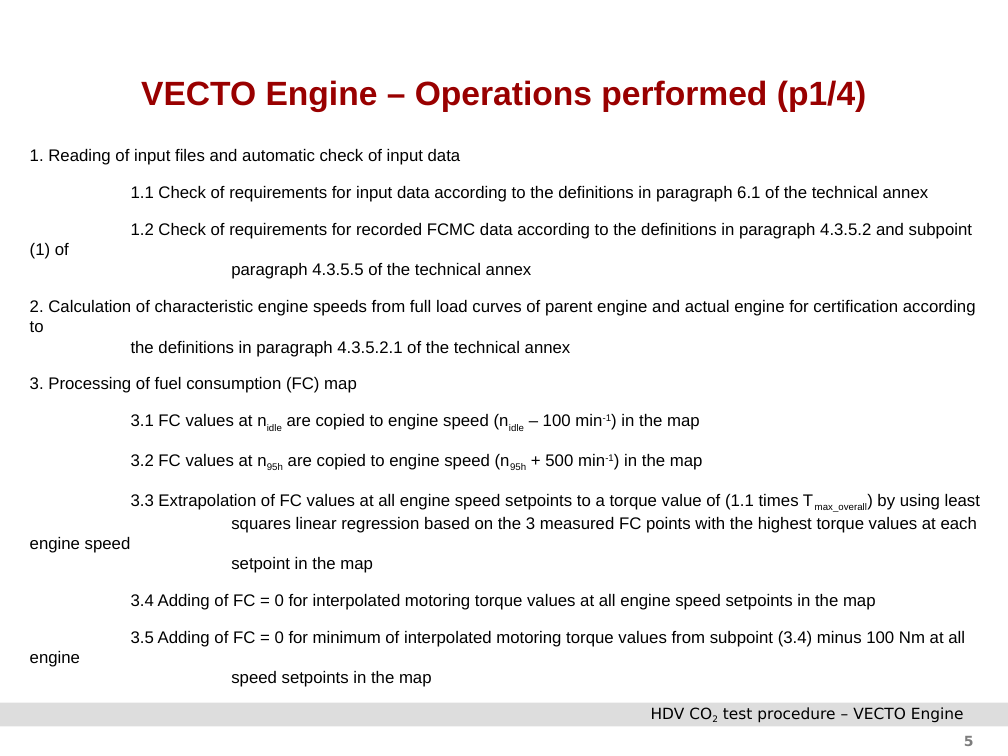
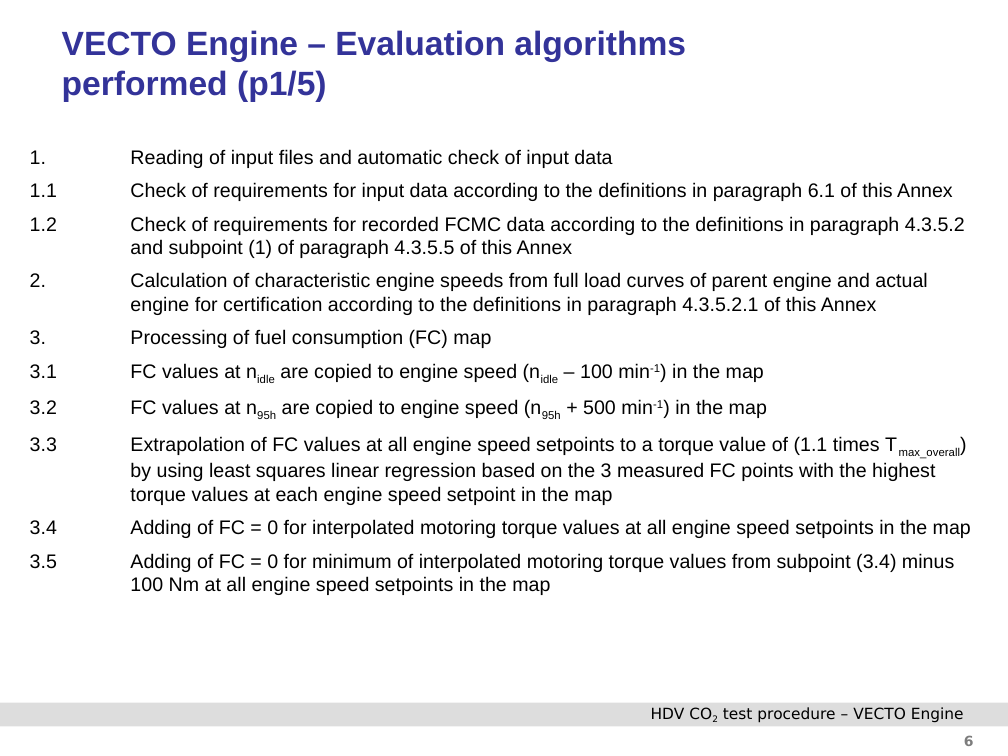
Before and after one commit to NSEE/VECTO_ENGINE_BR, a slide deck: slide 6 of Documentation/TUG_VECTO_Engine_Manual.pptx (slide 5 before the commit). Drawn at 1008x756 pixels with LibreOffice and Linux fonts; fonts in the diff are those of the drawing; background and template pictures are left out. Boxes give left, top, right and bottom in pixels: in the first picture for what was removed or moved away, otherwise in the second. Text is boxed around its words. In the diff, an @@ line names an element or a change of style, - is before the commit and + after.

```diff
--- a/Documentation/TUG_VECTO_Engine_Manual.pptx
+++ b/Documentation/TUG_VECTO_Engine_Manual.pptx
@@ title "VECTO Engine – Evaluation algorithms ..." at (62, 30, 686, 102): vertical alignment middle to top @@
@@ title at (62, 30, 686, 102): text changed; text colour #990000 to #333399 @@
-VECTO Engine – Operations performed (p1/4)
+VECTO Engine – Evaluation algorithms
+performed (p1/5)
@@ text at (30, 149, 971, 595): size 12 to 14 pt in "1. Reading of input files and automatic ...", "3. Processing of fuel consumption (FC) map", "3.1 FC values at nidle are copied ...", "3.2 FC values at n95h are copied ..." and 3 more places; less space between paragraphs @@
@@ text at (30, 182, 965, 315): text changed; size 12 to 14 pt @@
-1.1 Check of requirements for input data according to the definitions in paragraph 6.1 of the technical annex
-1.2 Check of requirements for recorded FCMC data according to the definitions in paragraph 4.3.5.2 and subpoint (1) of
-paragraph 4.3.5.5 of the technical annex
-2. Calculation of characteristic engine speeds from full load curves of parent engine and actual engine for certification according to
-the definitions in paragraph 4.3.5.2.1 of the technical annex
+1.1 Check of requirements for input data according to the definitions in paragraph 6.1 of this Annex
+1.2 Check of requirements for recorded FCMC data according to the definitions in paragraph 4.3.5.2
+and subpoint (1) of paragraph 4.3.5.5 of this Annex
+2. Calculation of characteristic engine speeds from full load curves of parent engine and actual
+engine for certification according to the definitions in paragraph 4.3.5.2.1 of this Annex
@@ page number at (964, 736, 974, 746): text changed @@
-5
+6
```
Also in this commit, not shown: 8 other slides changed, 3 slides added, 1 other file.
